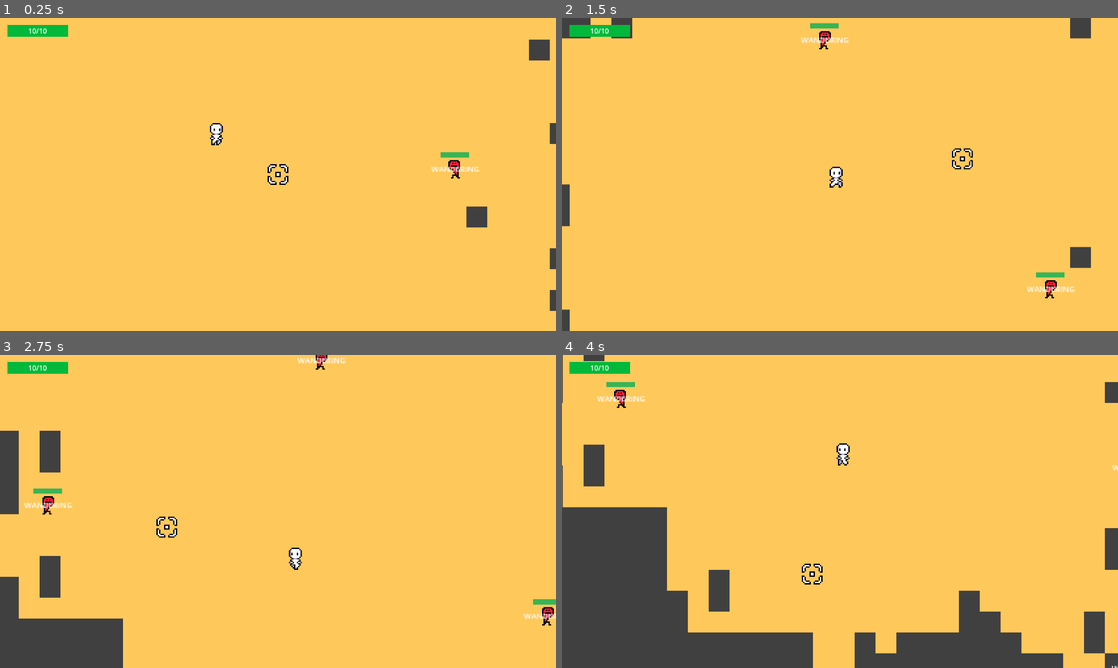
Above: before the commit, frames 1-4 (two rows, left to right).
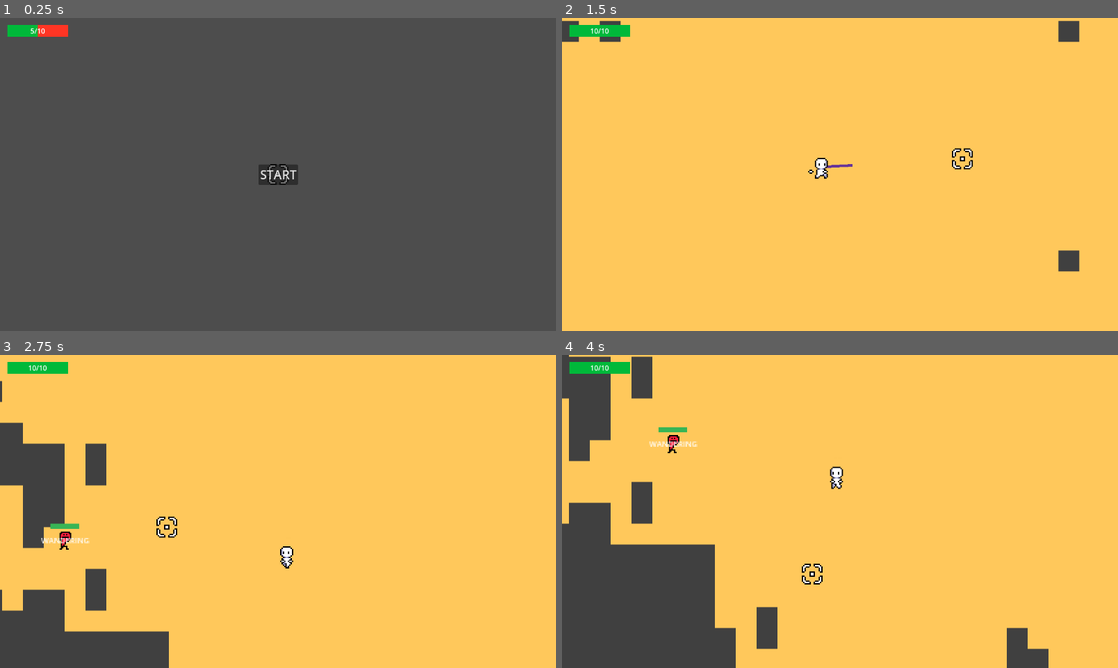
Above: after the commit, the same moments.

Repository: jelmersnippe/punching-game
Game: Godot game, scene res://main.tscn
Same seed, same stepped clock (60 frames per second), same inputs: the game is played once before the commit and once after it.
Inputs (mouse positions are in pixels of both pictures, inside the frame that each line leads up to):
- Up to frame 1 (0.25 s): no input
- Up to frame 2 (1.5 s): click (840, 174) at 0.5 s, where only the run after the commit has a clickable "START"; move the mouse to (962, 158) at 1.27 s; press the mouse at (962, 158) at 1.28 s; hold D (move_right) from 1.28 s (still down)
- Up to frame 3 (2.75 s): move the mouse to (166, 527) at 2.02 s; release D (move_right) at 2.03 s; release the mouse at (166, 527) at 2.03 s; hold S (move_down) from 2.03 s (still down); click (166, 527) at 2.1 s
- Up to frame 4 (4 s): move the mouse to (895, 442) at 2.77 s; release S (move_down) at 2.78 s; press the mouse at (895, 442) at 2.78 s; hold D (move_right) 2.78-3.53 s; move the mouse to (812, 574) at 3.52 s; release the mouse at (812, 574) at 3.53 s; hold W (move_up) from 3.53 s (still down); click (812, 574) at 3.6 s

The runs differ from the first frame. In frame 1, 99% of the frame differs, in the area x 0-100%, y 0-100%; in frame 2, 2.2%; in frame 3, 7.4%; in frame 4, 14%.

Commit message:
Add simple start/game over ui and fix camera handling outside of initial viewport

Diff:
--- a/game_manager.gd
+++ b/game_manager.gd
@@ -10,7 +10,8 @@
 func _on_map_generator_map_generated(center: Vector2i, tiles: Array[Vector2i]):
 	var player = player_scene.instantiate()
 	player.position = center
-	add_child.call_deferred(player)
+	player.died.connect($UI.show_game_over)
+	$SpawnContainer.add_child.call_deferred(player)
 	player_spawned.emit(player)
 
 	_spawn_enemies(center, tiles)
@@ -28,4 +29,10 @@
 	for pos in enemy_spawns:
 		var new = enemy_scene.instantiate()
 		new.position = pos * $TileMap.rendering_quadrant_size
-		add_child.call_deferred(new)
+		$SpawnContainer.add_child.call_deferred(new)
+
+func _on_ui_start_game_requested():
+	for child in $SpawnContainer.get_children():
+		child.queue_free()
+
+	$MapGenerator.generate_map(Vector2.ZERO)
--- a/main.tscn
+++ b/main.tscn
@@ -28,6 +28,9 @@
 
 [node name="Crosshair" parent="." instance=ExtResource("6_1bh30")]
 
+[node name="SpawnContainer" type="Node" parent="."]
+
 [connection signal="player_spawned" from="." to="UI" method="_on_main_player_spawned"]
 [connection signal="player_spawned" from="." to="PlayerCamera" method="_on_main_player_spawned"]
+[connection signal="start_game_requested" from="UI" to="." method="_on_ui_start_game_requested"]
 [connection signal="map_generated" from="MapGenerator" to="." method="_on_map_generator_map_generated"]
--- a/map_generator.gd
+++ b/map_generator.gd
@@ -14,10 +14,6 @@
 var walker_chance_to_spawn: Array[float] = []
 
 var directions = [Vector2i.DOWN, Vector2i.UP, Vector2i.LEFT, Vector2i.RIGHT]
-
-func _ready():
-	var tiles = generate_map(get_viewport_rect().get_center())
-	create_tilemap(tiles)
 
 func create_tilemap(tiles: Array[Vector2i]):
 	for tile in tilemap.get_used_cells(0):
@@ -73,6 +69,7 @@
 			unique.append(item)
 
 	map_generated.emit(center, unique)
+	create_tilemap(unique)
 	return unique
 
 func _spawn_walker(initial_position: Vector2i, spawn_chance: float):
@@ -85,7 +82,5 @@
 	var direction_index = randi_range(0, len(directions) - 1)
 	return directions[direction_index]
 
-
 func _on_generate_pressed():
-	var tiles = generate_map(get_viewport_rect().get_center())
-	create_tilemap(tiles)
+	generate_map(get_viewport_rect().get_center())
--- a/player.gd
+++ b/player.gd
@@ -3,6 +3,7 @@
 
 signal health_changed(current: int, max: int)
 signal damage_received(amount: int)
+signal died()
 
 @export var punch_sound: AudioStream
 @export var charge_sound: AudioStream
@@ -202,6 +203,7 @@
 
 	if current_health <= 0:
 		$DeathParticles.emitting = true
+		died.emit()
 		var death_timer = get_tree().create_timer($DeathParticles.lifetime)
 		death_timer.timeout.connect(queue_free)
 
--- a/player.tscn
+++ b/player.tscn
@@ -124,7 +124,7 @@
 sprite_frames = SubResource("SpriteFrames_x86ke")
 animation = &"idle"
 autoplay = "idle"
-frame_progress = 0.767044
+frame_progress = 0.610889
 
 [node name="Hand" type="Sprite2D" parent="Sprite"]
 position = Vector2(-3, 6)
--- a/player_camera.gd
+++ b/player_camera.gd
@@ -12,12 +12,14 @@
 	var screen_size = Vector2(get_viewport().size)
 
 	var mouse_position = get_global_mouse_position()
+
 	var direction = target.global_position.direction_to(mouse_position)
+	var distance_to_mouse = target.global_position.distance_to(mouse_position)
 
-	var distance_to_edge = (screen_size / 2).length()
-	var mouse_relative_to_screen_center = mouse_position - (screen_size / 2)
-	var mouse_distance = mouse_relative_to_screen_center.length()
-	var offset = direction * lerp(0, max_offset, mouse_distance / distance_to_edge)
+	var max_distance_to_edge = (screen_size / 2).length()
+
+
+	var offset = direction * lerp(0, max_offset, distance_to_mouse / max_distance_to_edge)
 
 	var desired_position = target.global_position + offset
 
--- a/ui.gd
+++ b/ui.gd
@@ -1,8 +1,12 @@
 extends CanvasLayer
 class_name UI
 
+signal start_game_requested()
+
 func _ready():
 	_disabled_screenflash()
+	$StartButton.show()
+	$GameOverLabel.hide()
 
 func set_health(current: int, max: int):
 	$Healthbar.set_health(current, max)
@@ -21,7 +25,16 @@
 func screen_flash_on_damage(_damage: int):
 	screen_flash(0.8, 0.1)
 
-
 func _on_main_player_spawned(player: Player):
 	player.damage_received.connect(screen_flash_on_damage)
 	player.health_changed.connect(set_health)
+
+func _on_start_button_pressed():
+	start_game_requested.emit()
+	$StartButton.hide()
+	$GameOverLabel.hide()
+
+func show_game_over():
+	$GameOverLabel.show()
+	$StartButton.text = "Restart"
+	$StartButton.show()
--- a/ui.tscn
+++ b/ui.tscn
@@ -53,3 +53,38 @@
 "
 horizontal_alignment = 1
 vertical_alignment = 1
+
+[node name="StartButton" type="Button" parent="."]
+anchors_preset = 8
+anchor_left = 0.5
+anchor_top = 0.5
+anchor_right = 0.5
+anchor_bottom = 0.5
+offset_left = -28.0
+offset_top = -15.5
+offset_right = 28.0
+offset_bottom = 15.5
+grow_horizontal = 2
+grow_vertical = 2
+size_flags_horizontal = 4
+size_flags_vertical = 4
+theme_override_font_sizes/font_size = 28
+text = "START"
+
+[node name="GameOverLabel" type="Label" parent="."]
+anchors_preset = 8
+anchor_left = 0.5
+anchor_top = 0.5
+anchor_right = 0.5
+anchor_bottom = 0.5
+offset_left = -46.0
+offset_top = -78.0
+offset_right = 46.0
+offset_bottom = -55.0
+grow_horizontal = 2
+grow_vertical = 2
+size_flags_horizontal = 4
+theme_override_font_sizes/font_size = 40
+text = "GAME OVER"
+
+[connection signal="pressed" from="StartButton" to="." method="_on_start_button_pressed"]
